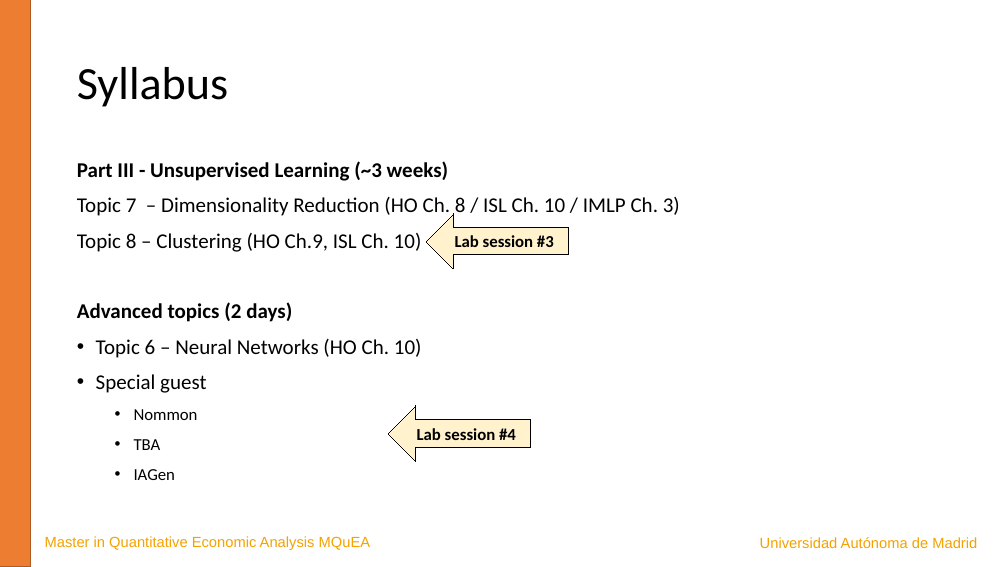
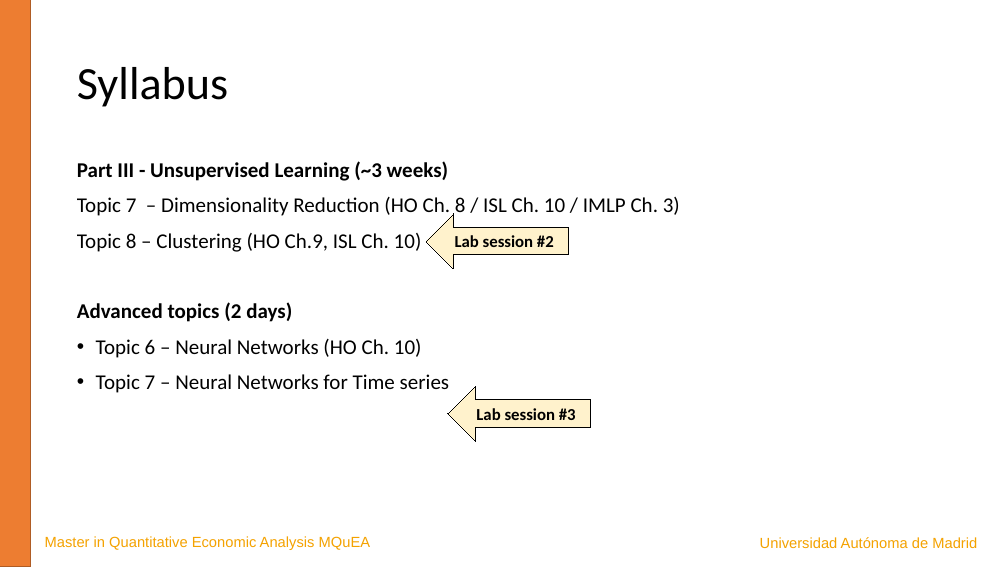
Before and after one commit to JavierBas/IMLEF-MQuEA, a slide deck: slide 7 of Slides/Topic 0 - Course presentation.pptx. Drawn at 1008x567 pixels with LibreOffice and Linux fonts; fonts in the diff are those of the drawing. Boxes give left, top, right and bottom in pixels: in the first picture for what was removed or moved away, otherwise in the second. Text is boxed around its words. In the diff, an @@ line names an element or a change of style, - is before the commit and + after.

```diff
--- a/Slides/Topic 0 - Course presentation.pptx
+++ b/Slides/Topic 0 - Course presentation.pptx
@@ text in left arrow at <box>455,235,554,247</box>: text changed @@
-Lab session #3
+Lab session #2
@@ text at <box>96,374,450,393</box>: text changed; size 16 to 20 pt @@
-• Special guest
-  • Nommon
-  • TBA
-  • IAGen
+• Topic 7 – Neural Networks for Time series
@@ left arrow "Lab session #3": place and size @@
-left arrow "Lab session #3" at <box>388,406,530,462</box>
+left arrow "Lab session #3" at <box>448,386,591,442</box>
@@ text in left arrow at <box>476,408,576,420</box>: text changed @@
-Lab session #4
+Lab session #3
```
Also in this commit, not shown: 3 other slides changed, 13 other files.
